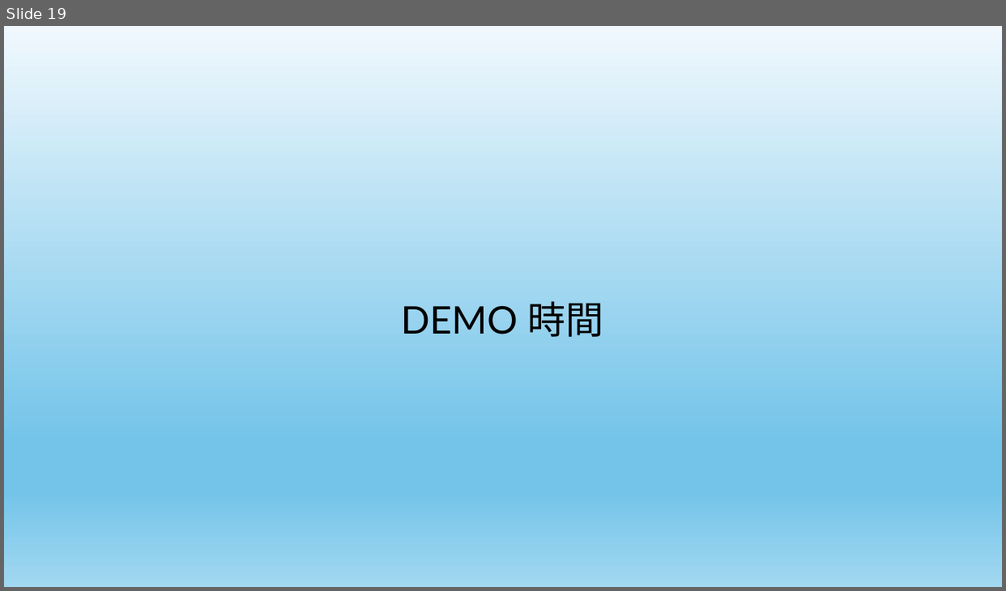
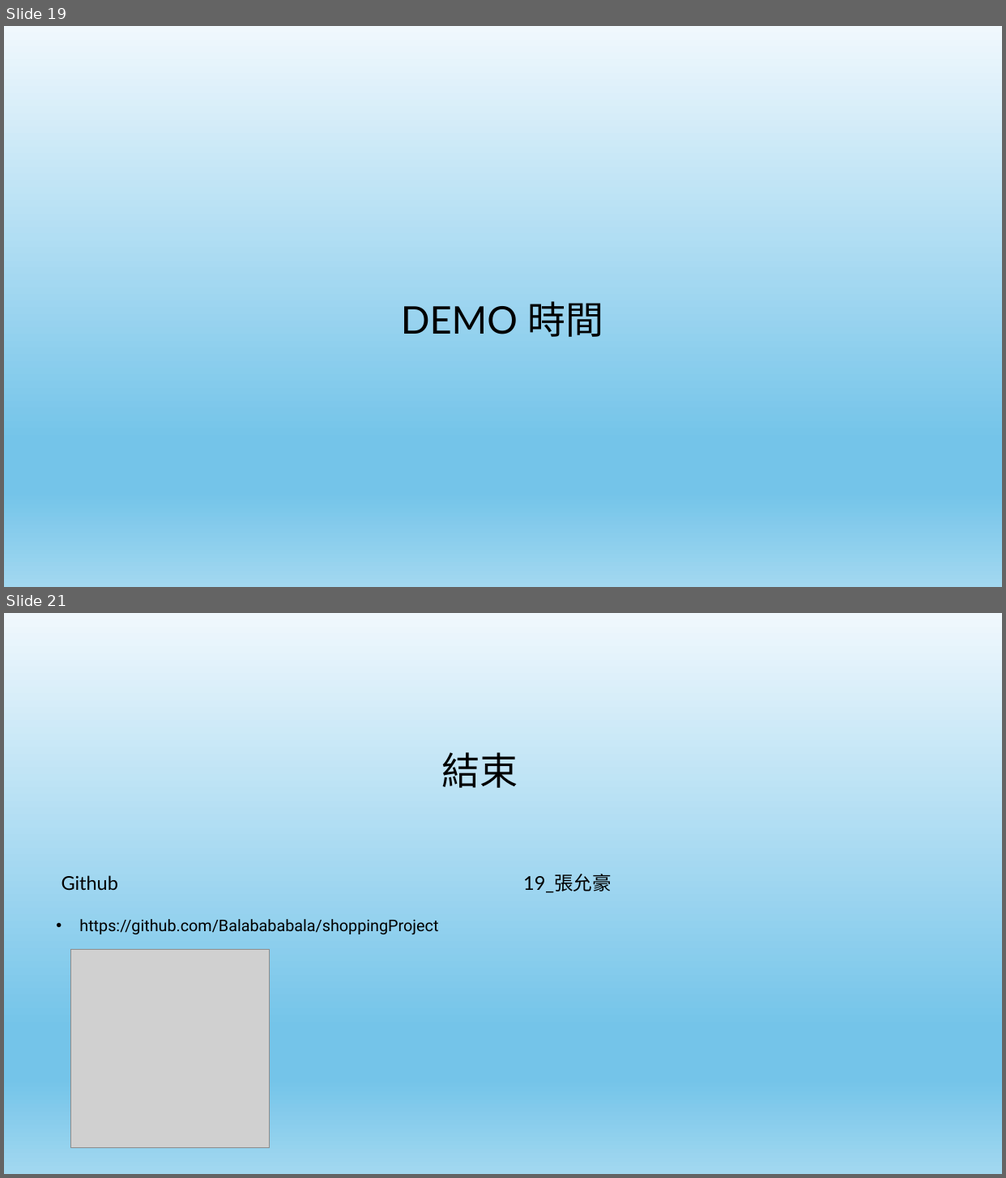
Before and after one commit to Balabababala/shoppingProject, a slide deck: 說明用工具/張允豪 購物網站 專題 ver.0.5.pptx. Shown one above the other, each under a label of ours: slide 19 before the commit, slides 19 and 21 after it; the slides between them are not shown. The pictures are 1006x591 and 1006x1178 pixels, drawn with LibreOffice and Linux fonts; fonts in the diff are those of the drawing; grey boxes stand for pictures. Boxes give left, top, right and bottom in pixels: in the first picture for what was removed or moved away, otherwise in the second. Text is boxed around its words. In the diff, an @@ line names an element or a change of style, - is before the commit and + after.

```diff
--- a/說明用工具/張允豪 購物網站 專題 ver.0.5.pptx
+++ b/說明用工具/張允豪 購物網站 專題 ver.0.5.pptx
@@ slide 21 added at bbox=[4, 613, 1002, 1174], background gradient #F0F8FD to #74C4E9 to #A2D8F0 @@
@@ text added at bbox=[442, 752, 518, 788], 44 pt, text #000000 @@
+結束
@@ text added at bbox=[62, 875, 118, 891], 22 pt, text #000000 @@
+Github
@@ text added at bbox=[523, 874, 611, 893], 22 pt, text #000000 @@
+19_張允豪
@@ text added at bbox=[79, 919, 438, 935], 18.5 pt, text #000000 @@
+• https://github.com/Balabababala/shoppingProject
@@ picture added at bbox=[70, 950, 269, 1148] @@
```
Also in this commit, not shown: 1 slide changed, 2 other files.
